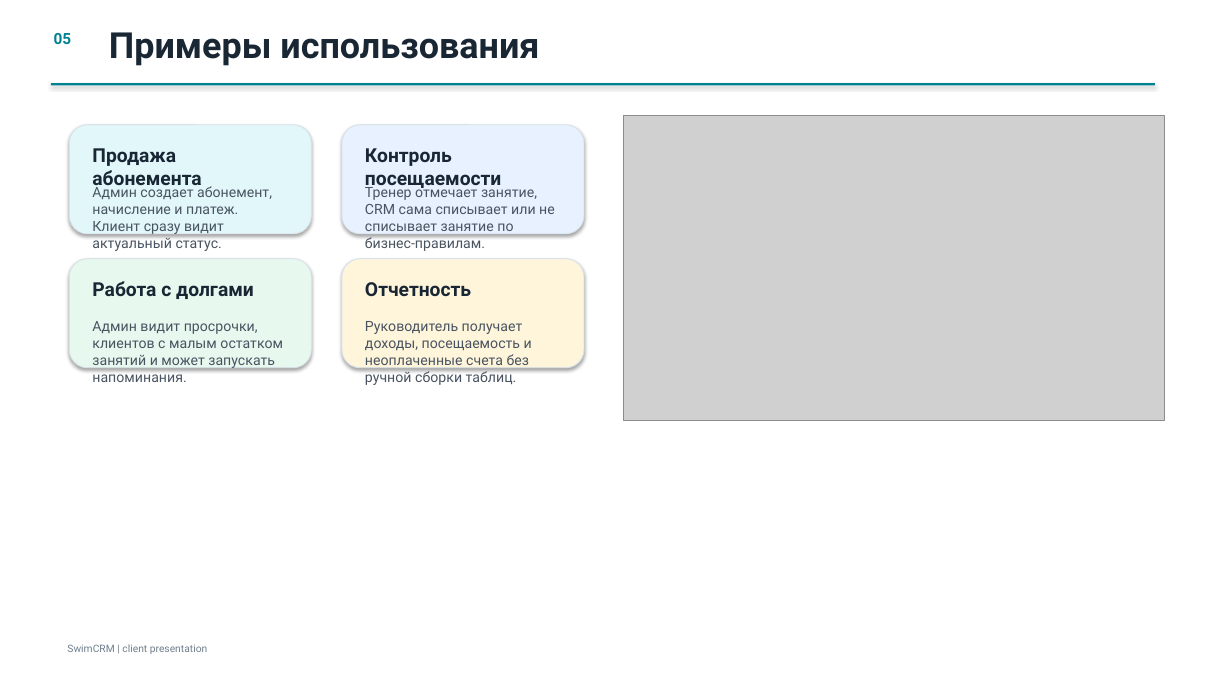
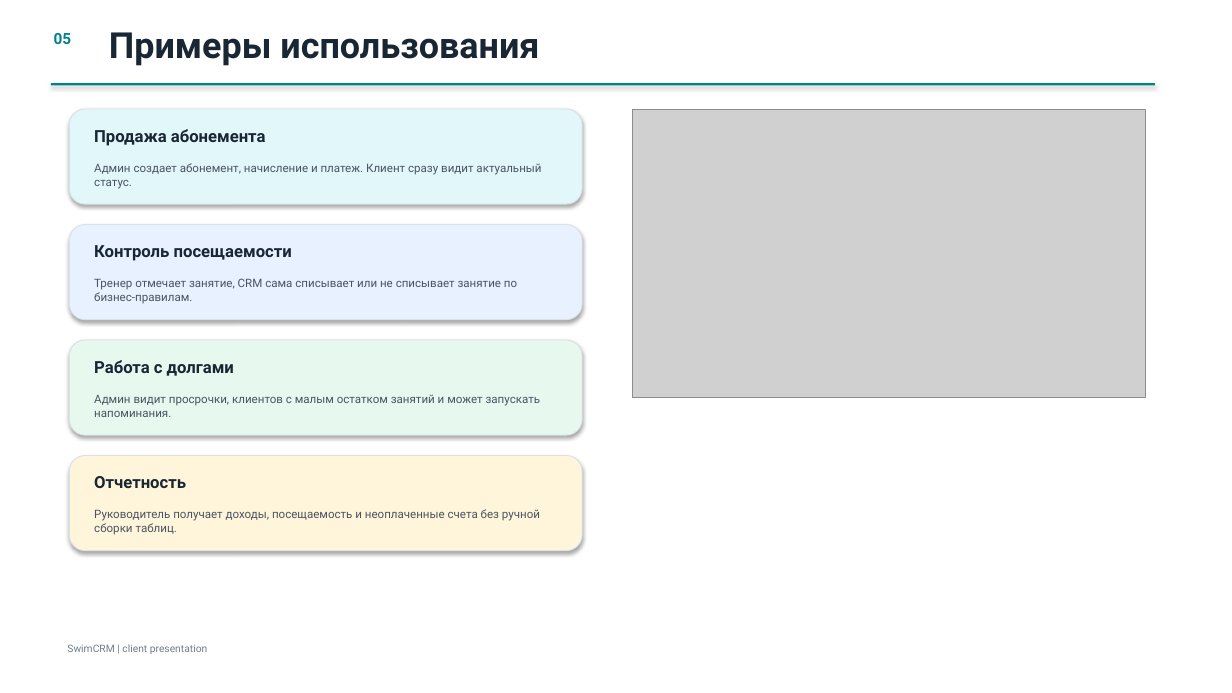
Before and after one commit to dsan8642-sys/crm_main_repostiroriy, a slide deck: slide 5 of docs/SwimCRM_client_presentation_ru.pptx. Drawn at 1232x693 pixels with LibreOffice and Linux fonts; fonts in the diff are those of the drawing; grey boxes stand for pictures. Boxes give left, top, right and bottom in pixels: in the first picture for what was removed or moved away, otherwise in the second. Text is boxed around its words. In the diff, an @@ line names an element or a change of style, - is before the commit and + after.

```diff
--- a/docs/SwimCRM_client_presentation_ru.pptx
+++ b/docs/SwimCRM_client_presentation_ru.pptx
@@ rounded rectangle: place and size @@
-rounded rectangle at (69,125,311,234)
+rounded rectangle at (69,109,582,204)
@@ picture: place and size @@
-picture at (624,116,1165,421)
+picture at (633,109,1146,397)
@@ text "Продажа абонемента": place and size @@
-text "Продажа абонемента" at (92,148,201,190)
+text "Продажа абонемента" at (94,129,266,146)
@@ text "Админ создает абонемент, начисление и ...": place and size @@
-text "Админ создает абонемент, начисление и ..." at (92,184,272,251)
+text "Админ создает абонемент, начисление и ..." at (94,163,541,189)
@@ rounded rectangle: place and size @@
-rounded rectangle at (342,125,584,234)
+rounded rectangle at (69,225,582,320)
@@ text "Контроль посещаемости": place and size @@
-text "Контроль посещаемости" at (365,148,501,190)
+text "Контроль посещаемости" at (94,245,292,261)
@@ text "Тренер отмечает занятие, CRM сама ...": place and size @@
-text "Тренер отмечает занятие, CRM сама ..." at (365,184,555,251)
+text "Тренер отмечает занятие, CRM сама ..." at (94,278,517,303)
@@ rounded rectangle: place and size @@
-rounded rectangle at (69,259,311,368)
+rounded rectangle at (69,340,582,435)
@@ text "Работа с долгами": place and size @@
-text "Работа с долгами" at (92,281,254,299)
+text "Работа с долгами" at (94,360,234,376)
@@ text "Админ видит просрочки, клиентов с ...": place and size @@
-text "Админ видит просрочки, клиентов с ..." at (92,321,283,382)
+text "Админ видит просрочки, клиентов с ..." at (94,394,541,417)
@@ rounded rectangle: place and size @@
-rounded rectangle at (342,259,584,368)
+rounded rectangle at (69,456,582,551)
@@ size 15 to 13 pt in 4 elements at (94,129,266,146), (94,360,234,376), (94,245,292,261), (94,476,186,488) @@
@@ text "Отчетность": place and size @@
-text "Отчетность" at (365,282,471,296)
+text "Отчетность" at (94,476,186,488)
@@ size 11 to 9 pt in 4 elements at (94,163,541,189), (94,394,541,417), (94,278,517,303), (94,509,540,535) @@
@@ text "Руководитель получает доходы, посещаемость и ...": place and size @@
-text "Руководитель получает доходы, посещаемость и ..." at (365,321,532,385)
+text "Руководитель получает доходы, посещаемость и ..." at (94,509,540,535)
```
Also in this commit, not shown: 8 other slides changed, 2 other files.
